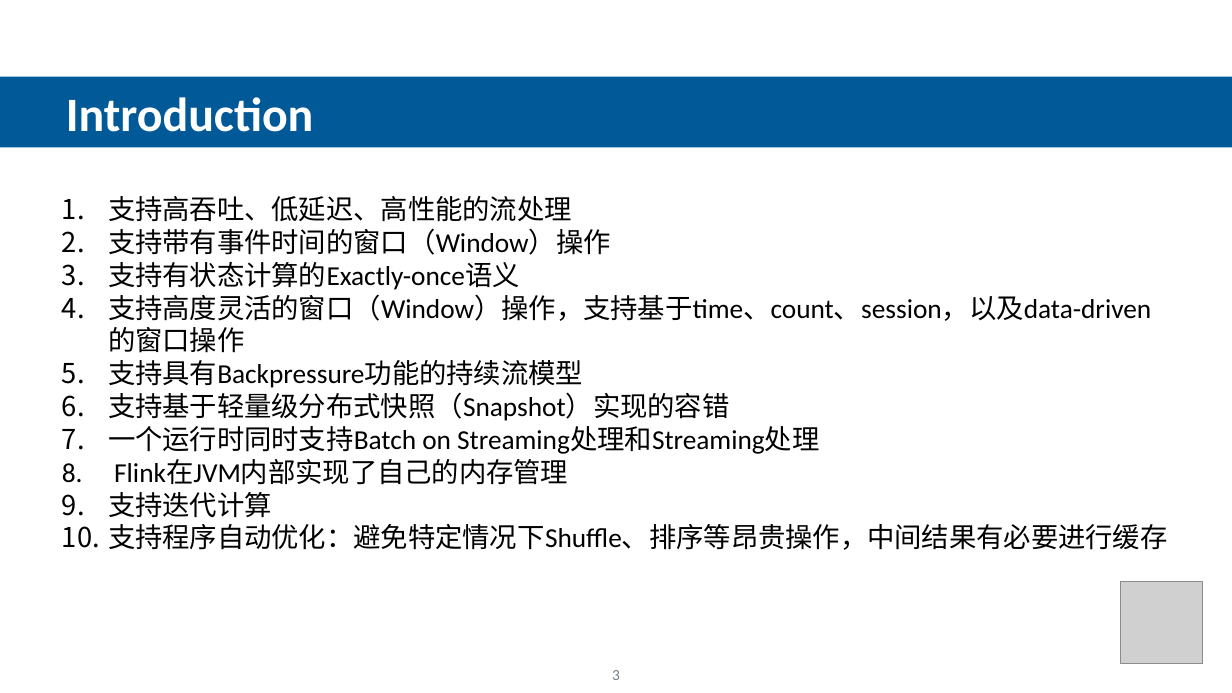
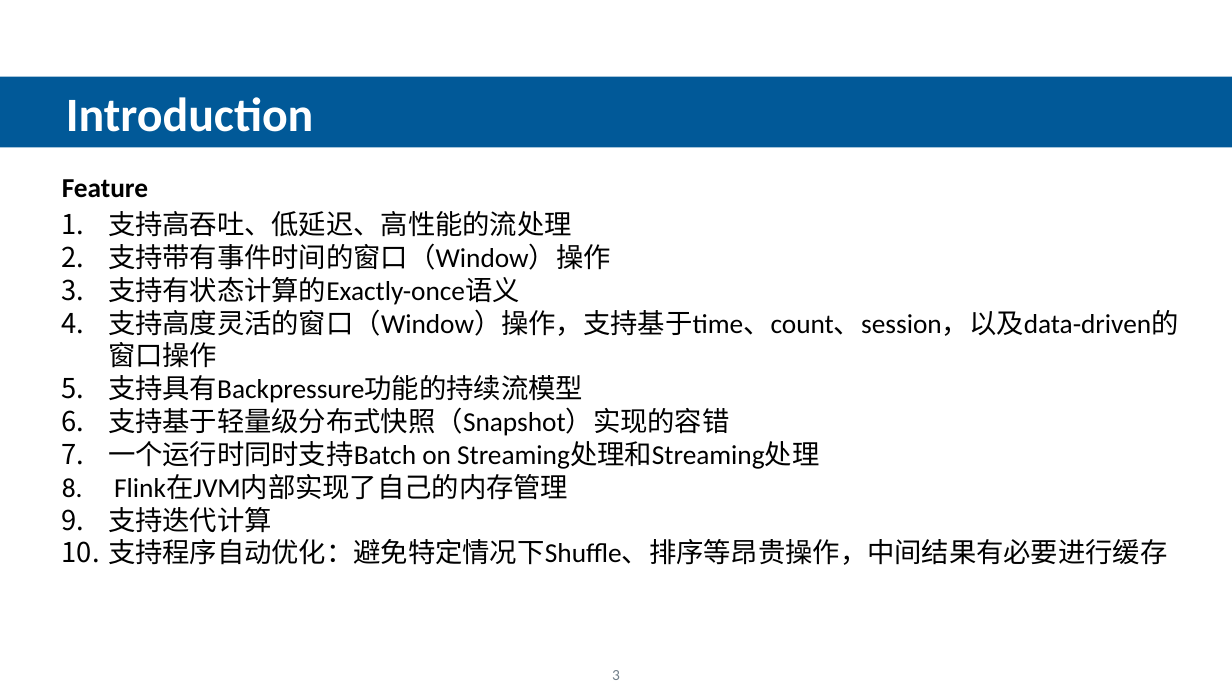
Before and after one commit to feiniaoyuyu/com-my-flink-java, a slide deck: slide 3 of flink introduction.pptx. Drawn at 1232x693 pixels with LibreOffice and Linux fonts; fonts in the diff are those of the drawing; grey boxes stand for pictures; background and template pictures are left out. Boxes give left, top, right and bottom in pixels: in the first picture for what was removed or moved away, otherwise in the second. Text is boxed around its words. In the diff, an @@ line names an element or a change of style, - is before the commit and + after.

```diff
--- a/flink introduction.pptx
+++ b/flink introduction.pptx
@@ text added at <box>62,179,148,198</box>, 16 pt, text #000000, bold @@
+Feature
@@ text "支持高吞吐、低延迟、高性能的流处理" rewrapped from <box>108,196,1167,550</box> to <box>108,211,1179,565</box> @@
@@ picture removed at <box>1121,582,1204,664</box> @@
```
Also in this commit, not shown: 16 other slides changed, 10 slides added, 3 slides removed, 37 other files.
